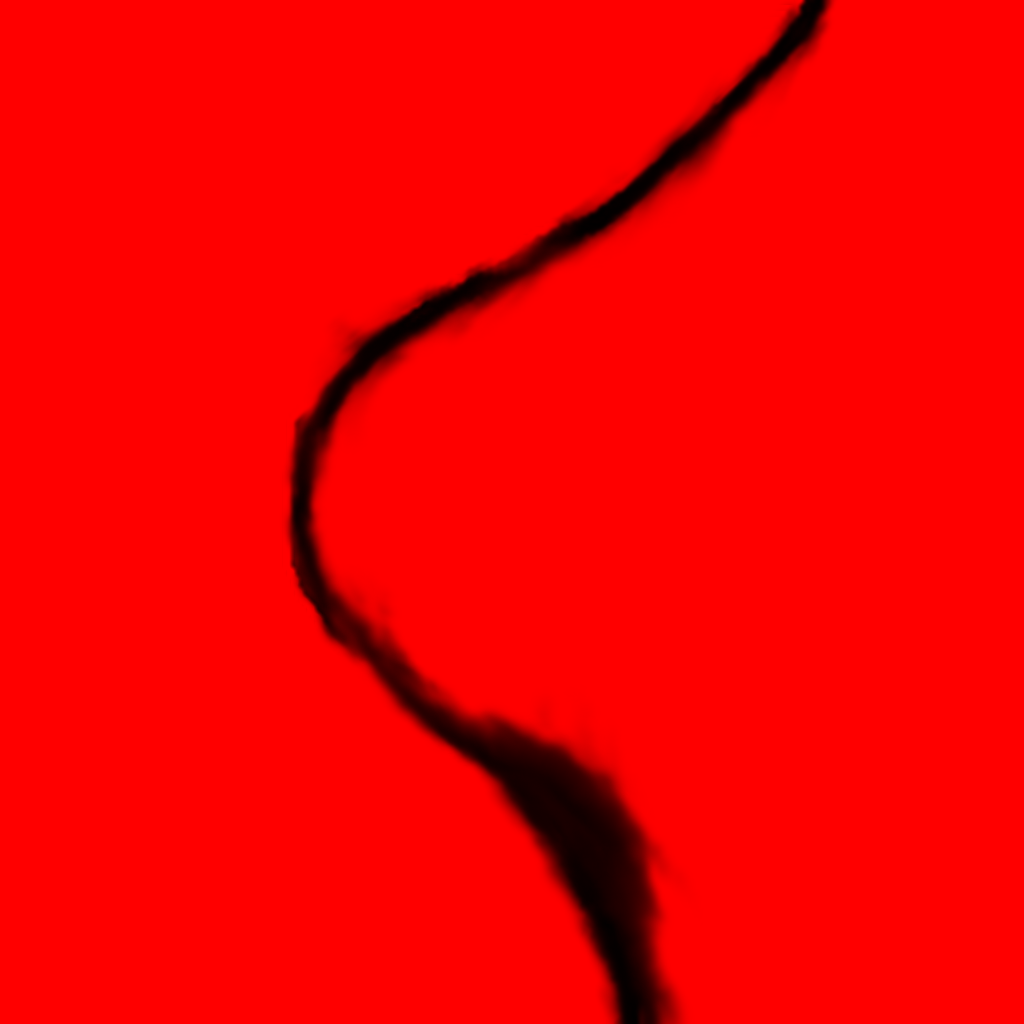
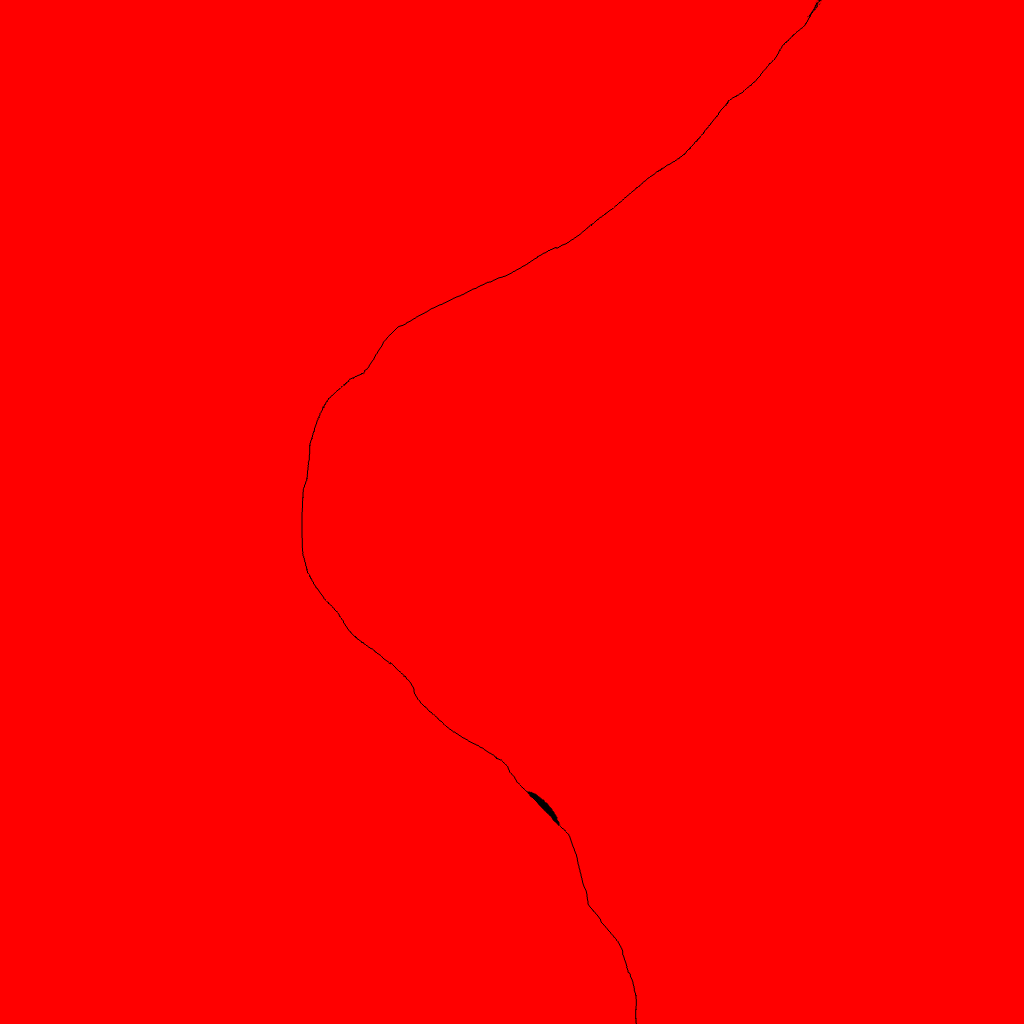
Revision of a layered (1024, 1024) image; what changed, layer by layer:
added layer "nystig" above "stig" over <box>301,0,822,1024</box>
hid "stig", painted on it over <box>280,0,838,1024</box>
